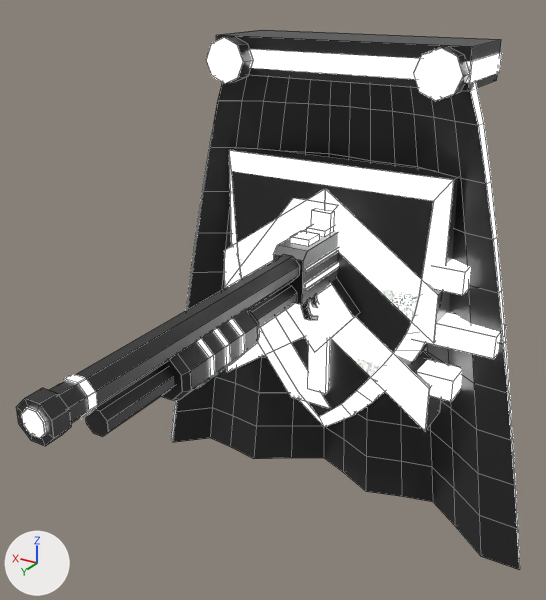
One commit to the Blender file assets-src/blend/powerups.blend: the scene before it, then after it.
Both versions are drawn from a camera (50 mm lens) standing at (-0.456, 0.928, 0.446) and looking at (0.023, 0.129, 0.047). Arrows for +X, +Y and +Z are at lower left; the lights stay in place. The first picture is the older version. Mesh edges are drawn as thin lines.

In view in the first picture: 'cloak', 'rapid', 'shield', 'shotgun', 'speed'.
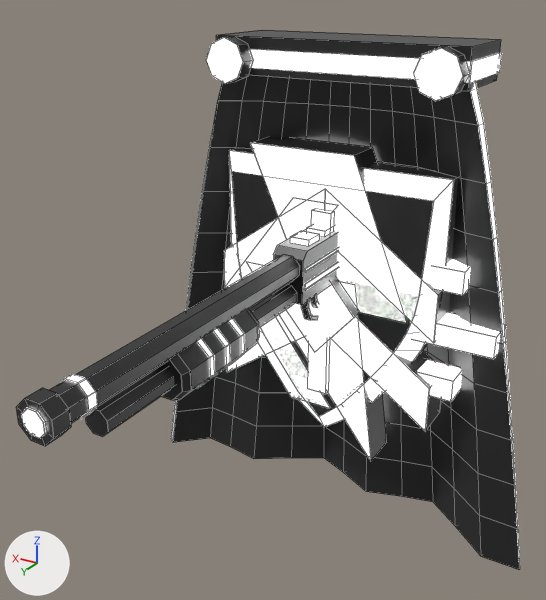
Edits to the bpy script that builds the scene:
```text
Add me_charge:
    me_charge.from_pydata(...)  # 42 vertices, 11 faces; spans x -0.13..0.13, y -0.03..0.03, z -0.23..0.23
    # faces by material slot: [7, 4]
    me_charge.materials.append(mat_body)  # black #272727
    me_charge.materials.append(mat_accent)  # white #ffffff, glowing white #ffffff
Add ob_charge:
    ob_charge = bpy.data.objects.new('charge', me_charge)
    ob_charge.location = (0.0, 0.0, 0.0)
```

Location of each change, [x1, y1, x2, y2] in pixels of the pictures (546 x 600 px):
'charge', added
    after: [247, 136, 406, 461]
    faces in mat_accent (white #ffffff, glowing white #ffffff): [247, 143, 406, 461]
    faces in mat_body (black #272727): [250, 136, 387, 461]
